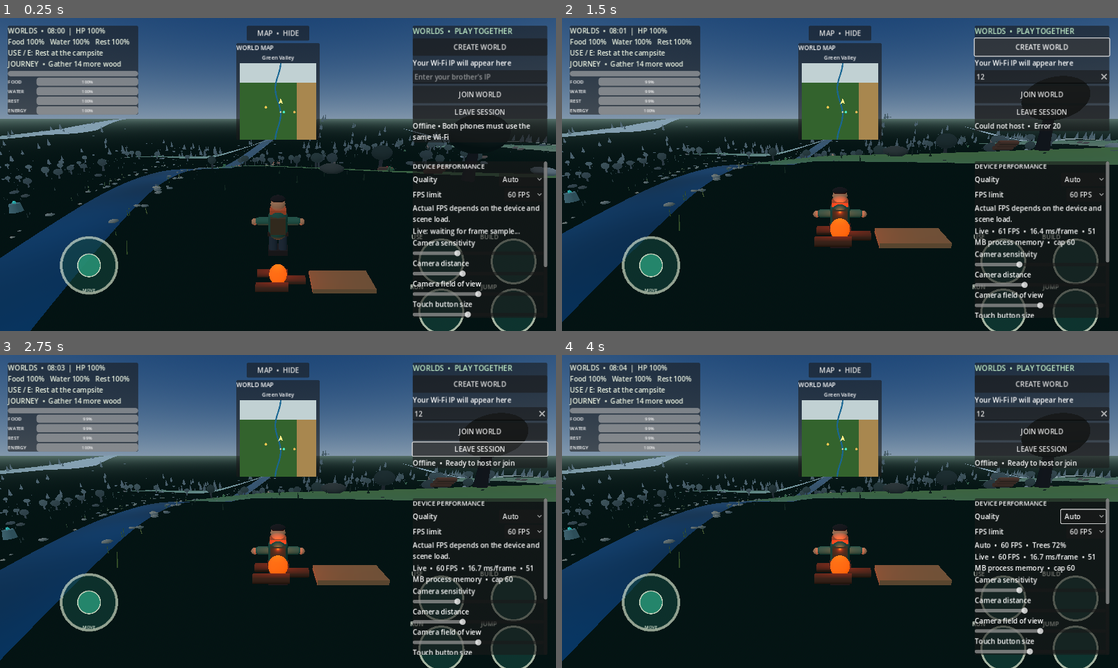
Above: before the commit, frames 1-4 (two rows, left to right).
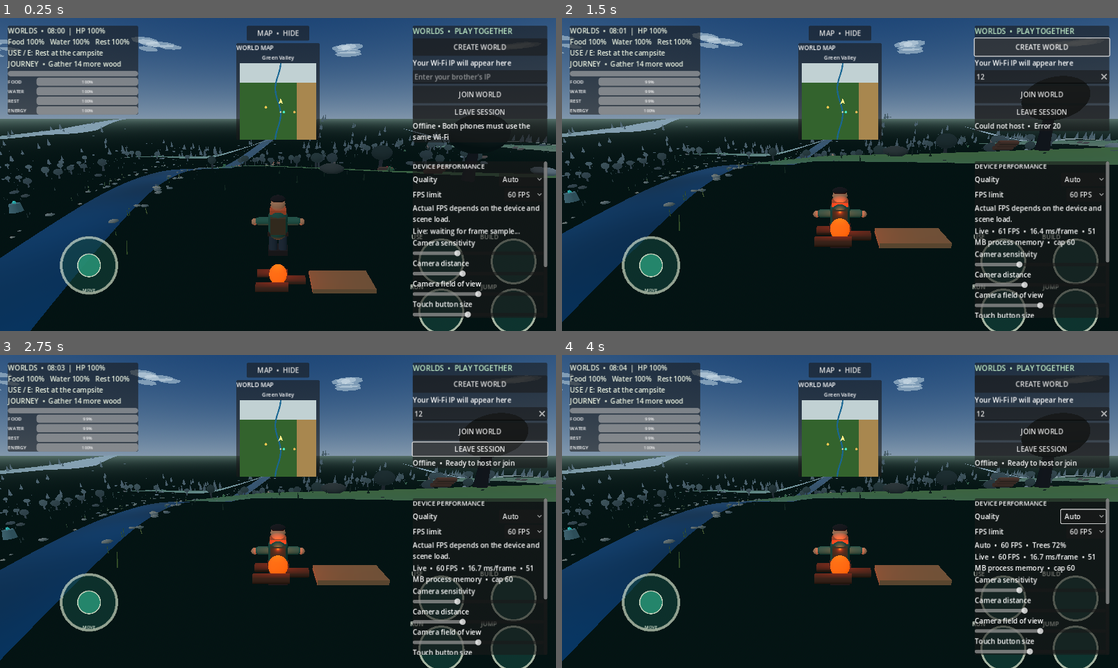
Above: after the commit, the same moments.

Repository: loayh523-lab/WORLDS
Game: Godot game, scene res://scenes/main.tscn
The game is run twice, just before and just after one commit, with the same random seed, the same clock (stepped at 60 frames per second) and the same inputs.
Inputs (mouse positions are in pixels of both pictures, inside the frame that each line leads up to):
- Up to frame 1 (0.25 s): no input
- Up to frame 2 (1.5 s): click (1040, 77) at 0.52 s; type "12" at 0.6 s; click "CREATE WORLD" at 1.25 s
- Up to frame 3 (2.75 s): click "LEAVE SESSION" at 2 s
- Up to frame 4 (4 s): click "Auto" at 2.75 s; click "60 FPS" at 3.5 s

The runs differ from the first frame. In frame 1, 0.5% of the frame differs, in the area x 0-66%, y 6-13%; in frame 2, 0.5%, in the area x 0-66%, y 4-12%; in frame 3, 0.5%; in frame 4, 0.5%.

Commit message:
Add a lightweight drifting MultiMesh cloud layer to the valley sky

Diff:
--- a/scripts/main.gd
+++ b/scripts/main.gd
@@ -26,6 +26,7 @@
 var mobile_controls: Control
 var world_environment: Environment
 var sky_material: ProceduralSkyMaterial
+var cloud_layer: MultiMeshInstance3D
 var sun_light: DirectionalLight3D
 var tree_trunks: MultiMeshInstance3D
 var tree_canopies: MultiMeshInstance3D
@@ -218,12 +219,56 @@
     world_environment.fog_density = 0.0025
     world_env.environment = world_environment
     add_child(world_env)
+    _create_cloud_layer()
 
     sun_light = DirectionalLight3D.new()
     sun_light.rotation_degrees = Vector3(-48, -32, 0)
     sun_light.light_energy = 1.05
     sun_light.shadow_enabled = true
     add_child(sun_light)
+
+func _create_cloud_layer() -> void:
+    cloud_layer = MultiMeshInstance3D.new()
+    cloud_layer.name = "Soft_Valley_Clouds"
+    var cloud_mesh := SphereMesh.new()
+    cloud_mesh.radius = 5.0
+    cloud_mesh.height = 2.6
+    cloud_mesh.radial_segments = 8
+    cloud_mesh.rings = 4
+    var cloud_material := StandardMaterial3D.new()
+    cloud_material.albedo_color = Color(0.82, 0.89, 0.94, 0.42)
+    cloud_material.transparency = BaseMaterial3D.TRANSPARENCY_ALPHA
+    cloud_material.shading_mode = BaseMaterial3D.SHADING_MODE_UNSHADED
+    cloud_material.roughness = 1.0
+    cloud_mesh.material = cloud_material
+    var cloud_multimesh := MultiMesh.new()
+    cloud_multimesh.transform_format = MultiMesh.TRANSFORM_3D
+    cloud_multimesh.mesh = cloud_mesh
+    var cloud_rng := RandomNumberGenerator.new()
+    cloud_rng.seed = 20261106
+    var cloud_count := 35
+    cloud_multimesh.instance_count = cloud_count
+    for cloud_index in range(cloud_count):
+        var group_index := int(cloud_index / 5)
+        var puff_index := cloud_index % 5
+        var group_x := -190.0 + float(group_index % 4) * 125.0
+        var group_z := -170.0 + float(group_index / 4) * 210.0
+        var cloud_position := Vector3(
+            group_x + cloud_rng.randf_range(-12.0, 12.0) + float(puff_index) * 2.0,
+            72.0 + cloud_rng.randf_range(-2.0, 2.0),
+            group_z + cloud_rng.randf_range(-10.0, 10.0)
+        )
+        var cloud_scale := Vector3(
+            cloud_rng.randf_range(1.2, 2.1),
+            cloud_rng.randf_range(0.48, 0.72),
+            cloud_rng.randf_range(0.9, 1.7)
+        )
+        var cloud_transform := Transform3D(Basis.IDENTITY.scaled(cloud_scale), cloud_position)
+        cloud_multimesh.set_instance_transform(cloud_index, cloud_transform)
+    cloud_layer.multimesh = cloud_multimesh
+    cloud_layer.cast_shadow = GeometryInstance3D.SHADOW_CASTING_SETTING_OFF
+    cloud_layer.extra_cull_margin = 180.0
+    add_child(cloud_layer)
 
 func _height_at(x: float, z: float) -> float:
     var broad_hills := sin(x * 0.013) * 6.5 + cos(z * 0.011) * 7.0
@@ -1513,6 +1558,8 @@
 
 func _process(delta: float) -> void:
     _update_day_cycle(delta)
+    if cloud_layer:
+        cloud_layer.rotation.y += delta * 0.0009
     _update_survival(delta)
     if player and not journey_visited_crossing:
         var crossing_distance := Vector2(player.global_position.x - river_crossing_position.x, player.global_position.z - river_crossing_position.z).length()
